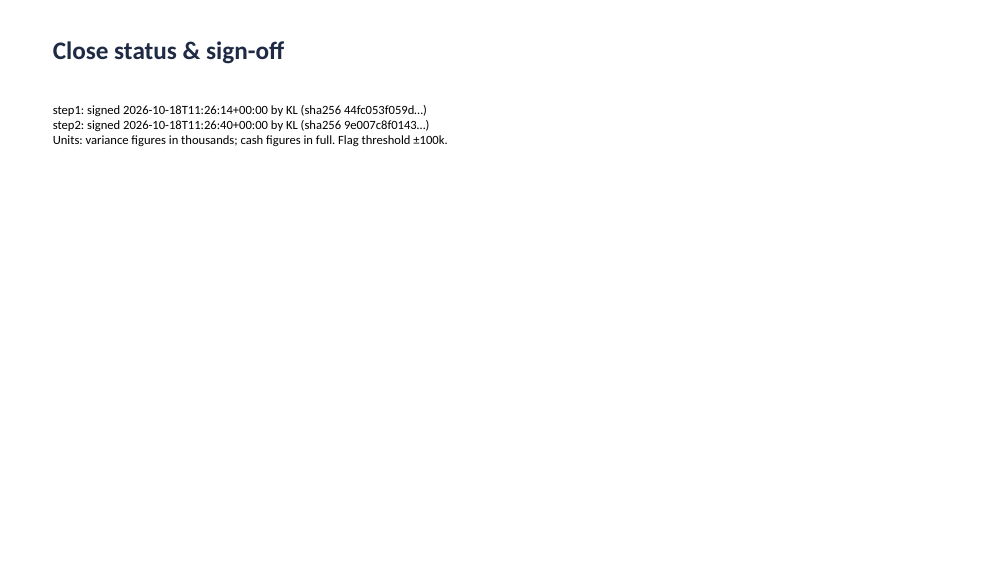
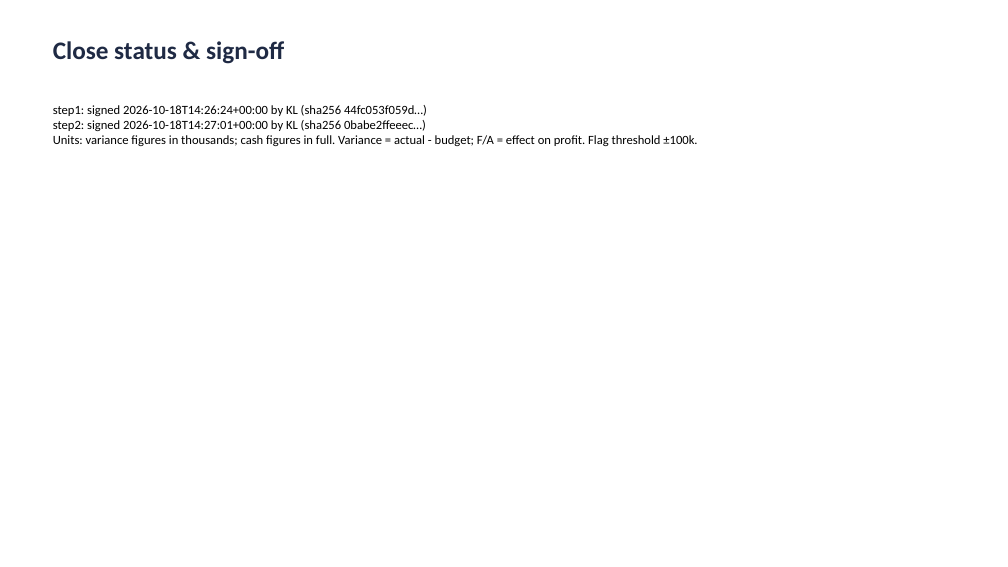
Before and after one commit to klameer/verified-close, a slide deck: slide 5 of showcase/may-26/filed/Management Pack - May-26 SIGNED KL.pptx. Drawn at 1008x567 pixels with LibreOffice and Linux fonts; fonts in the diff are those of the drawing. Boxes give left, top, right and bottom in pixels: in the first picture for what was removed or moved away, otherwise in the second. Text is boxed around its words. In the diff, an @@ line names an element or a change of style, - is before the commit and + after.

```diff
--- a/showcase/may-26/filed/Management Pack - May-26 SIGNED KL.pptx
+++ b/showcase/may-26/filed/Management Pack - May-26 SIGNED KL.pptx
@@ text at (x1=53, y1=105, x2=697, y2=146): text changed @@
-step1: signed 2026-10-18T11:26:14+00:00 by KL (sha256 44fc053f059d…)
-step2: signed 2026-10-18T11:26:40+00:00 by KL (sha256 9e007c8f0143…)
-Units: variance figures in thousands; cash figures in full. Flag threshold ±100k.
+step1: signed 2026-10-18T14:26:24+00:00 by KL (sha256 44fc053f059d…)
+step2: signed 2026-10-18T14:27:01+00:00 by KL (sha256 0babe2ffeeec…)
+Units: variance figures in thousands; cash figures in full. Variance = actual - budget; F/A = effect on profit. Flag threshold ±100k.
```
Also in this commit, not shown: 2 other slides changed, 15 other files.
